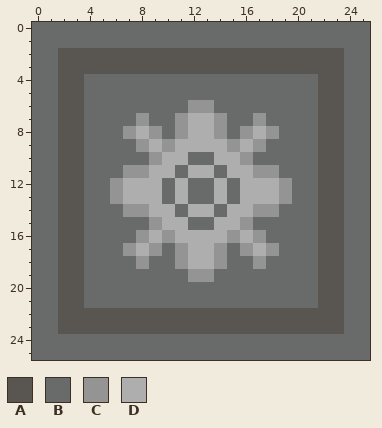
One commit to this pixel-art file: 0_Art/New_Art(Needs Sorting)/settings icon.aseprite. Above is the file before it was changed.
26x26 pixels, 1 frame.
Palette (. is transparent): A #595652  B #696a6a  C #949494  D #aeaeae
Pixels before, first column x 0:
 0 BBBBBBBBBBBBBBBBBBBBBBBBBB
 1 BBBBBBBBBBBBBBBBBBBBBBBBBB
 2 BBAAAAAAAAAAAAAAAAAAAAAABB
 3 BBAAAAAAAAAAAAAAAAAAAAAABB
 4 BBAABBBBBBBBBBBBBBBBBBAABB
 5 BBAABBBBBBBBBBBBBBBBBBAABB
 6 BBAABBBBBBBBCCBBBBBBBBAABB
 7 BBAABBBBCBBCDDCBBCBBBBAABB
 8 BBAABBBCDCBCDDCBCDCBBBAABB
 9 BBAABBBBCDCDDDDCDCBBBBAABB
10 BBAABBBBBCDDBBDDCBBBBBAABB
11 BBAABBBCCDDBDDBDDCCBBBAABB
12 BBAABBCDDDBDBBDBDDDCBBAABB
13 BBAABBCDDDBDBBDBDDDCBBAABB
14 BBAABBBCCDDBDDBDDCCBBBAABB
15 BBAABBBBBCDDBBDDCBBBBBAABB
16 BBAABBBBCDCDDDDCDCBBBBAABB
17 BBAABBBCDCBCDDCBCDCBBBAABB
18 BBAABBBBCBBCDDCBBCBBBBAABB
19 BBAABBBBBBBBCCBBBBBBBBAABB
20 BBAABBBBBBBBBBBBBBBBBBAABB
21 BBAABBBBBBBBBBBBBBBBBBAABB
22 BBAAAAAAAAAAAAAAAAAAAAAABB
23 BBAAAAAAAAAAAAAAAAAAAAAABB
24 BBBBBBBBBBBBBBBBBBBBBBBBBB
25 BBBBBBBBBBBBBBBBBBBBBBBBBB
After:
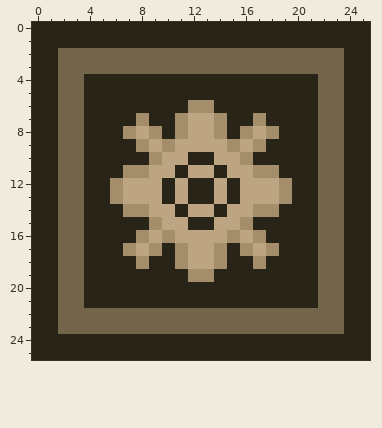
Changes in this commit:
{"colour":"A","old":"#595652","new":"#73654a"}
{"colour":"B","old":"#696a6a","new":"#292418"}
{"colour":"C","old":"#949494","new":"#a48d6a"}
{"colour":"D","old":"#aeaeae","new":"#bda583"}
{"label":"changed","picture_box":[32,22,370,360]}
